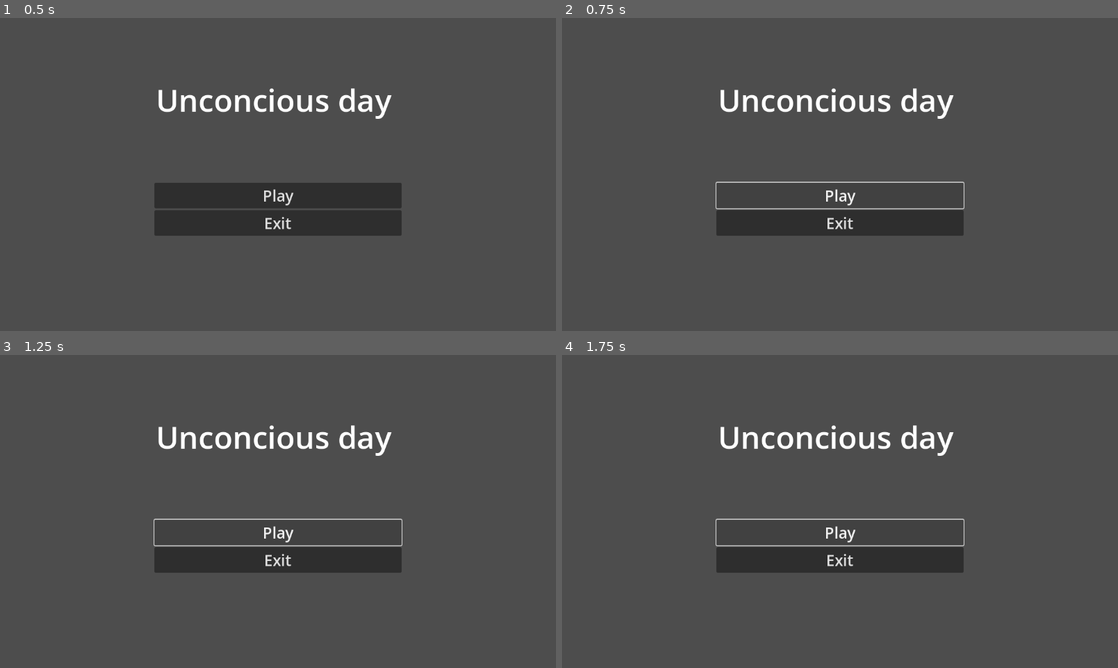
Above: before the commit, frames 1-4 (two rows, left to right).
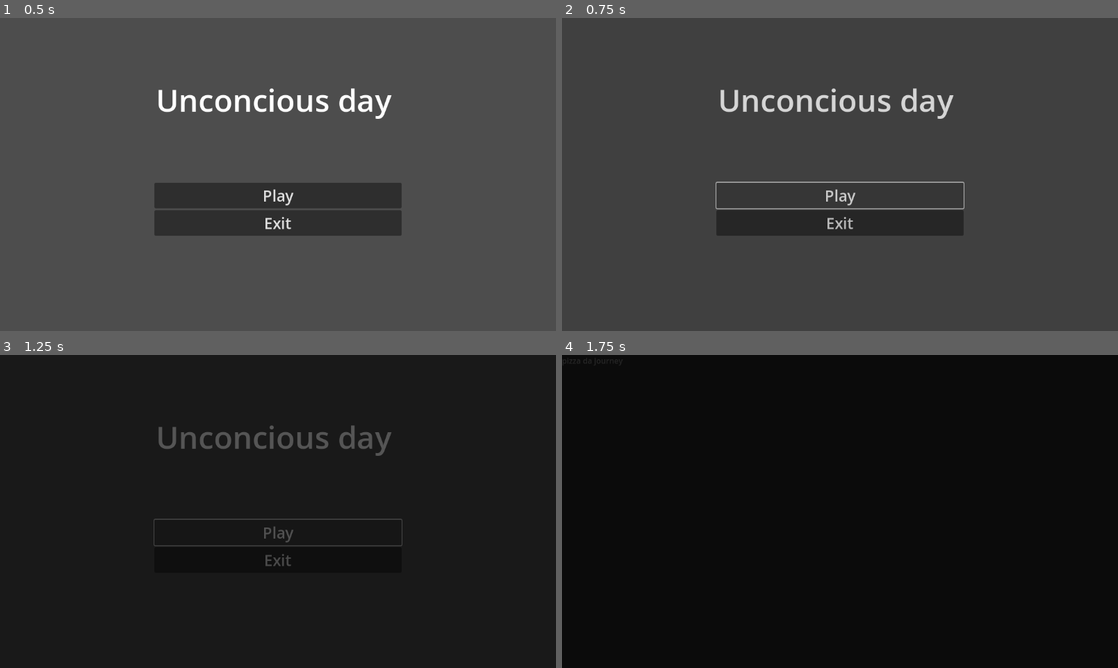
Above: after the commit, the same moments.

Repository: KamiNuke/SpookyJam
Game: Godot game, scene res://scenes/default.tscn
The game is run twice, just before and just after one commit, with the same random seed, the same clock (stepped at 60 frames per second) and the same inputs. Before the commit the project starts from res://scenes/main_menu.tscn.
Inputs:
- Up to frame 1 (0.5 s): no input
- Up to frame 2 (0.75 s): click "Play" at 0.5 s
- Up to frame 3 (1.25 s): no input
- Up to frame 4 (1.75 s): click "Play" at 1.25 s

Frame 1 is identical in both runs. In frame 2, 1.5% of the frame differs, in the area x 27-73%, y 22-68%; in frame 3, 100%, in the area x 0-100%, y 0-100%; in frame 4, 100%.

Commit message:
added basic transition

Diff:
--- a/project.godot
+++ b/project.godot
@@ -11,7 +11,7 @@
 [application]
 
 config/name="SpookyJam"
-run/main_scene="uid://cjstv5da8jqnl"
+run/main_scene="uid://df5ordtyx1y8j"
 config/features=PackedStringArray("4.5", "GL Compatibility")
 config/icon="res://icon.svg"
 
--- /dev/null
+++ b/scenes/default.gd
@@ -0,0 +1,10 @@
+extends Node
+
+# Called when the node enters the scene tree for the first time.
+func _ready() -> void:
+	pass # Replace with function body.
+
+
+# Called every frame. 'delta' is the elapsed time since the previous frame.
+func _process(_delta: float) -> void:
+	pass
--- /dev/null
+++ b/scenes/default.tscn
@@ -0,0 +1,15 @@
+[gd_scene load_steps=4 format=3 uid="uid://df5ordtyx1y8j"]
+
+[ext_resource type="Script" uid="uid://blg44l6868qoy" path="res://scenes/default.gd" id="1_7vjpr"]
+[ext_resource type="PackedScene" uid="uid://cjstv5da8jqnl" path="res://scenes/main_menu.tscn" id="2_nvwnn"]
+[ext_resource type="PackedScene" uid="uid://b3fyb5ulkgpmq" path="res://scenes/transition_controller.tscn" id="2_ya6ni"]
+
+[node name="Default" type="Node"]
+script = ExtResource("1_7vjpr")
+
+[node name="TransitionController" parent="." instance=ExtResource("2_ya6ni")]
+unique_name_in_owner = true
+
+[node name="MainMenu" parent="." instance=ExtResource("2_nvwnn")]
+
+[connection signal="change_scene" from="MainMenu" to="TransitionController" method="change_scene"]
--- /dev/null
+++ b/scenes/levels/level_1.tscn
@@ -0,0 +1,8 @@
+[gd_scene format=3 uid="uid://dqd525s6yuof6"]
+
+[node name="Level1" type="Node"]
+
+[node name="Label" type="Label" parent="."]
+offset_right = 40.0
+offset_bottom = 23.0
+text = "pizza da journey"
--- a/scenes/main_menu.gd
+++ b/scenes/main_menu.gd
@@ -1,5 +1,6 @@
 extends Control
 
+signal change_scene(scene: Node, next_scene_path: String)
 
 # Called when the node enters the scene tree for the first time.
 func _ready() -> void:
@@ -7,12 +8,12 @@
 
 
 # Called every frame. 'delta' is the elapsed time since the previous frame.
-func _process(delta: float) -> void:
+func _process(_delta: float) -> void:
 	pass
 
 
 func _on_play_button_button_up() -> void:
-	pass # Replace with function body.
+	emit_signal("change_scene", get_node("."), "res://scenes/levels/level_1.tscn")
 
 func _on_exit_button_button_up() -> void:
 	get_tree().quit()
--- /dev/null
+++ b/scenes/transition_controller.gd
@@ -0,0 +1,33 @@
+extends CanvasLayer
+
+@onready var colorRect: ColorRect = $ColorRect
+@onready var animation_player: AnimationPlayer = $AnimationPlayer
+
+# Called when the node enters the scene tree for the first time.
+func _ready() -> void:
+	pass # Replace with function body.
+
+# Called every frame. 'delta' is the elapsed time since the previous frame.
+func _process(_delta: float) -> void:
+	pass
+
+func change_scene(scene: Node, next_scene_path: String):
+	colorRect.mouse_filter = Control.MOUSE_FILTER_STOP
+	animation_player.play("fadeIn")
+	await animation_player.animation_finished
+
+	scene.queue_free()
+	var next_scene = load(next_scene_path).instantiate()
+	get_tree().current_scene.add_child(next_scene)
+
+	animation_player.play("fadeOut")
+	await animation_player.animation_finished
+
+	colorRect.mouse_filter = Control.MOUSE_FILTER_IGNORE
+
+func change_scene_to_node(node):
+	var tree = get_tree()
+	var cur_scene = tree.get_current_scene()
+	tree.get_root().add_child(node)
+	tree.get_root().remove_child(cur_scene)
+	tree.set_current_scene(node)
--- /dev/null
+++ b/scenes/transition_controller.tscn
@@ -0,0 +1,73 @@
+[gd_scene load_steps=6 format=3 uid="uid://b3fyb5ulkgpmq"]
+
+[ext_resource type="Script" uid="uid://c3lerev64nben" path="res://scenes/transition_controller.gd" id="1_xof33"]
+
+[sub_resource type="Animation" id="Animation_sf6aj"]
+length = 0.001
+tracks/0/type = "value"
+tracks/0/imported = false
+tracks/0/enabled = true
+tracks/0/path = NodePath("ColorRect:color")
+tracks/0/interp = 1
+tracks/0/loop_wrap = true
+tracks/0/keys = {
+"times": PackedFloat32Array(0),
+"transitions": PackedFloat32Array(1),
+"update": 0,
+"values": [Color(0, 0, 0, 0)]
+}
+
+[sub_resource type="Animation" id="Animation_ptd08"]
+resource_name = "fadeIn"
+tracks/0/type = "value"
+tracks/0/imported = false
+tracks/0/enabled = true
+tracks/0/path = NodePath("ColorRect:color")
+tracks/0/interp = 1
+tracks/0/loop_wrap = true
+tracks/0/keys = {
+"times": PackedFloat32Array(0, 1),
+"transitions": PackedFloat32Array(1, 1),
+"update": 0,
+"values": [Color(0, 0, 0, 0), Color(0, 0, 0, 1)]
+}
+
+[sub_resource type="Animation" id="Animation_2la50"]
+resource_name = "fadeOut"
+tracks/0/type = "value"
+tracks/0/imported = false
+tracks/0/enabled = true
+tracks/0/path = NodePath("ColorRect:color")
+tracks/0/interp = 1
+tracks/0/loop_wrap = true
+tracks/0/keys = {
+"times": PackedFloat32Array(0, 1),
+"transitions": PackedFloat32Array(1, 1),
+"update": 0,
+"values": [Color(0, 0, 0, 1), Color(0, 0, 0, 0)]
+}
+
+[sub_resource type="AnimationLibrary" id="AnimationLibrary_7orkn"]
+_data = {
+&"RESET": SubResource("Animation_sf6aj"),
+&"fadeIn": SubResource("Animation_ptd08"),
+&"fadeOut": SubResource("Animation_2la50")
+}
+
+[node name="TransitionController" type="CanvasLayer"]
+layer = 128
+script = ExtResource("1_xof33")
+
+[node name="ColorRect" type="ColorRect" parent="."]
+anchors_preset = 15
+anchor_right = 1.0
+anchor_bottom = 1.0
+grow_horizontal = 2
+grow_vertical = 2
+mouse_filter = 2
+color = Color(0, 0, 0, 0)
+
+[node name="AnimationPlayer" type="AnimationPlayer" parent="."]
+libraries = {
+&"": SubResource("AnimationLibrary_7orkn")
+}
Not shown, added: scenes/default.gd.uid
Not shown, added: scenes/transition_controller.gd.uid
